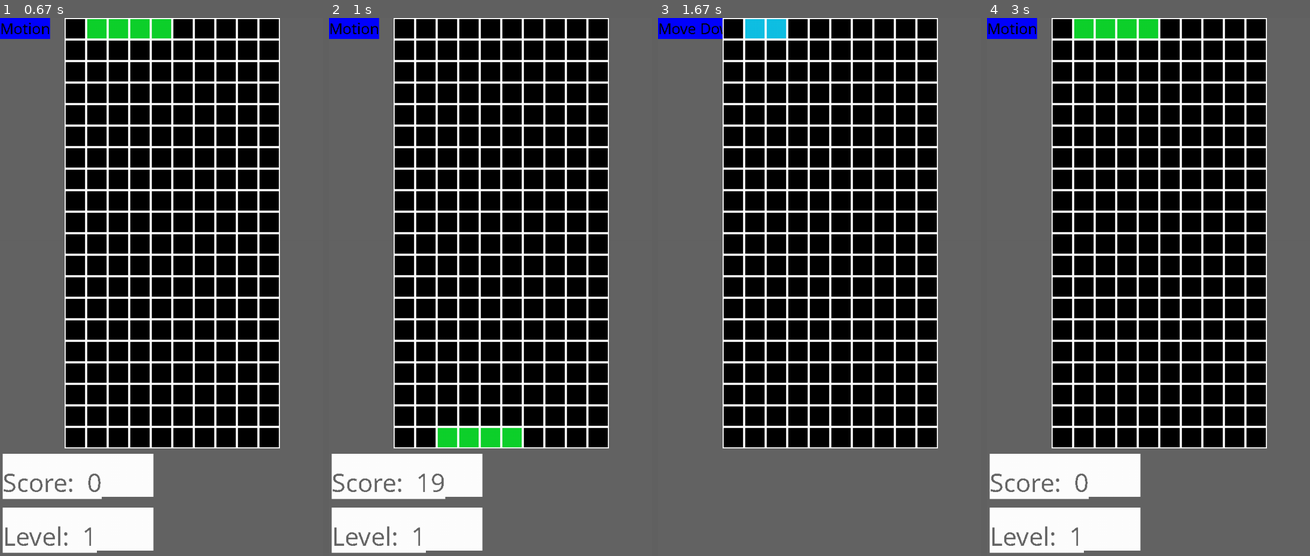
Above: before the commit, frames 1-4 (left to right).
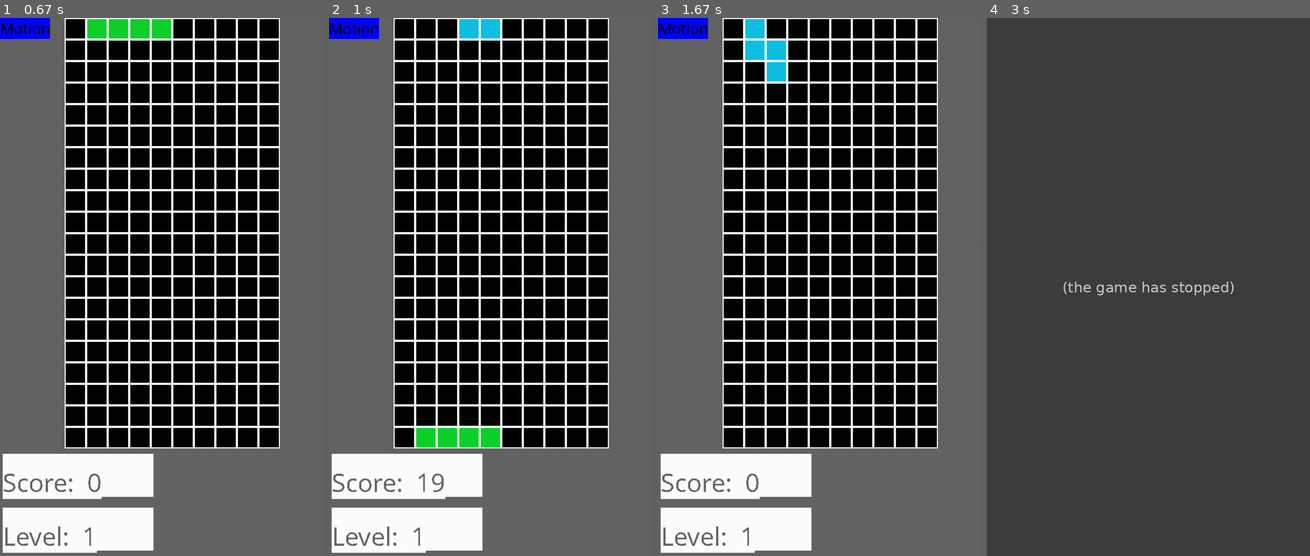
Above: after the commit, the same moments.

Repository: loboyd/pybrix
Game: pygame game, started from src/pybrix.py
Two runs of this game, one before a commit and one after it. Both use one fixed random seed, a clock stepped at 60 frames per second and the inputs below.
Inputs:
- Up to frame 1 (0.67 s): tap 1 at 0.33 s
- Up to frame 2 (1 s): hold Space from 0.67 s (still down); hold Right from 0.67 s (still down)
- Up to frame 3 (1.67 s): release Space at 1.13 s; release Right at 1.13 s; hold R 1.17-1.63 s; hold Right 1.17-1.63 s; tap Space at 1.23, 1.53 s; tap Z at 1.32 s
- Up to frame 4 (3 s): tap Q at 1.67 s

Frame 1 is identical in both runs. In frame 2, 0.9% of the frame differs, in the area x 26-60%, y 0-80%; in frame 3, 8.7%; in frame 4, 100%, in the area x 0-100%, y 0-100%.
After the commit the program exited at 2.7 s; later frames show no game.

Commit message:
Incorporated row removal and scoring, first fully playable version

Diff:
--- a/src/board.py
+++ b/src/board.py
@@ -37,3 +37,4 @@
 
         # fill in blank rows at the top
         self.grid[i:i+shift,:] = -1
+        return int(shift)
--- a/src/pybrix.py
+++ b/src/pybrix.py
@@ -69,6 +69,7 @@
 def state_init():   # Should start game: display empty board, reset score, show first pieces
     global current_state
     global score
+    global level
     global b
     global upcoming_tets
     upcoming_tets = []
@@ -80,7 +81,7 @@
     # push_upcoming_piece() x3
     b = Board(screen)
     score = 0
-
+    level = 1
     #for i in range(b.shape[0]):
     #    for j in range(b.shape[1]):
     #        b.grid[i, j] = sample([0,1,2,3,4,5,6],1)[0]
@@ -128,7 +129,7 @@
             #render_loss_message()
             current_state = state.MENU
         else:
-            current_state = state.NEWPIECE
+            current_state = state.CLEARROWS
             active_tet.add_to_board()
             b.draw()
     return;
@@ -137,12 +138,14 @@
     global current_state
     global score
     global fall_speed
+    global done
     textsurface = myfont.render('Motion', False, (0, 0, 0),(0,0,255))
     screen.blit(textsurface,(0,0))
     current_state = state.MOVEDOWN
     clk = pygame.time.get_ticks()
     a = 0
-    while pygame.time.get_ticks() - clk < fall_speed:
+    dropped = 0
+    while pygame.time.get_ticks() - clk < fall_speed and not dropped:
         for event in pygame.event.get():
             if event.type == pygame.QUIT or (event.type == pygame.KEYDOWN and event.key == pygame.K_q):
                 done = True
@@ -154,11 +157,12 @@
                 active_tet.rotate(1)
             elif event.type == pygame.KEYDOWN and event.key == pygame.K_x:
                 active_tet.rotate(0)
-            elif event.type == pygame.KEYDOWN and event.key == pygame.K_DOWN:
+            #elif event.type == pygame.KEYDOWN and event.key == pygame.K_DOWN:
                 active_tet.drop()
             elif event.type == pygame.KEYDOWN and event.key == pygame.K_SPACE:
-                score += active_tet.droppp()
-                #current_state = state.CLEARROWS
+                t = active_tet.droppp()
+                score+=t
+                dropped = 1
         keys_pressed = pygame.key.get_pressed()
         if keys_pressed[pygame.K_LEFT]:
             f = open("testing.out","a")
@@ -172,14 +176,21 @@
         if keys_pressed[pygame.K_RIGHT]:
             if a:
                 active_tet.translate(1)
-                pygame.time.delay(200)
+                pygame.time.delay(100)
+                a = 0
+            else:
+                a = 1
+        if keys_pressed[pygame.K_DOWN]:
+            if a:
+                active_tet.drop()
+                pygame.time.delay(100)
                 a = 0
             else:
                 a = 1
         if keys_pressed[pygame.K_r]:
             if a:
                 current_state = state.INIT
-                pygame.time.delay(200)
+                pygame.time.delay(100)
                 a = 0
             else:
                 a = 1
@@ -194,15 +205,14 @@
     return;
 
 def state_clearrows():      # Clear filled rows and drop bulk accordingly
-    global current_state
+    rowscores = [0, 40, 100, 300, 1200]
+    global current_state
+    global score
     textsurface = myfont.render('Clear Rows', False, (0, 0, 0),(0,0,255))
     screen.blit(textsurface,(0,0))
-    # for x in range(0, board.nrows):
-    #   if board.rowFull(x):
-    #       board.clearRow(x)
-    #   else:   x+=1
-    # current_state = state_NEWPIECE
-    current_state += 1
+    numrows = b.clear_rows()
+    current_state = state.NEWPIECE
+    score += rowscores[numrows]*(level+1)
     return;
 
 def enum(*args):
